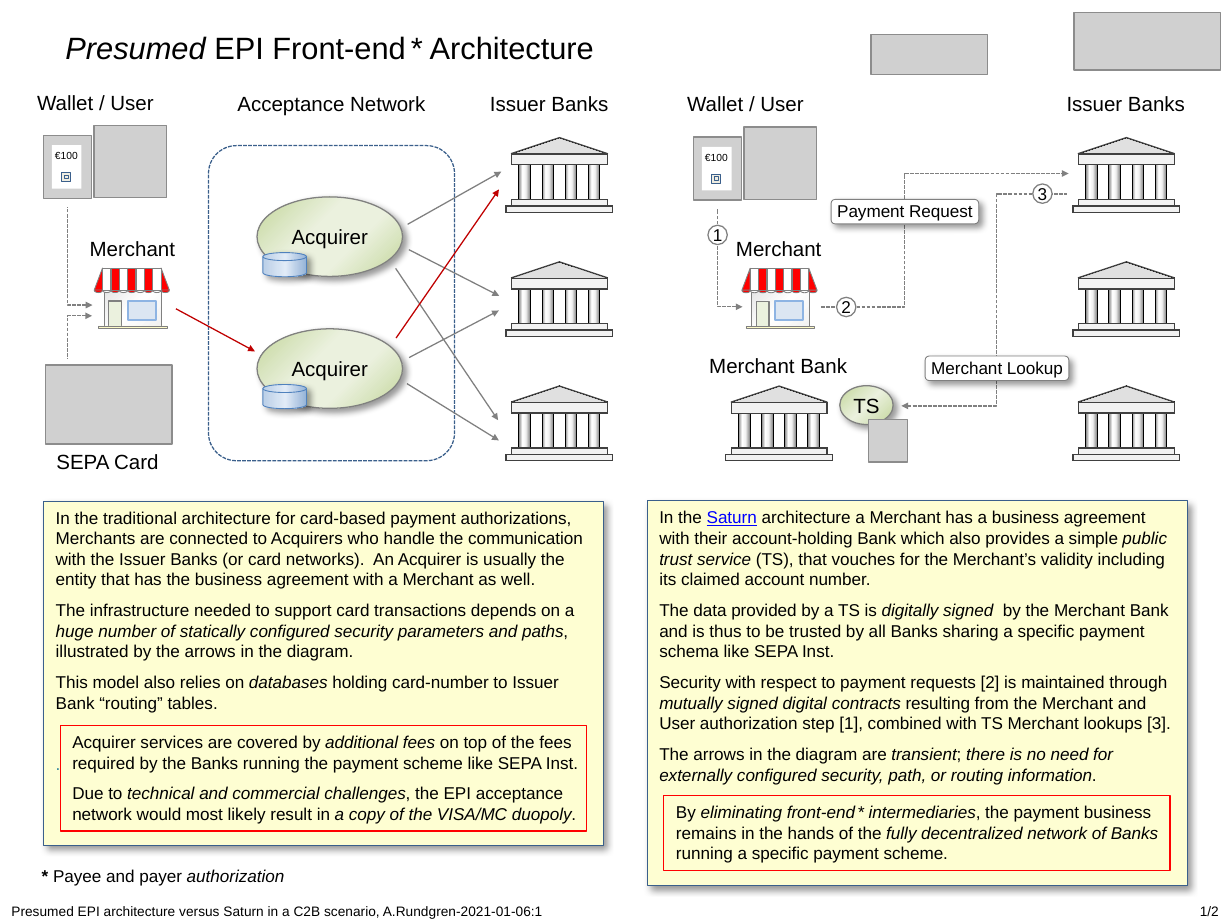
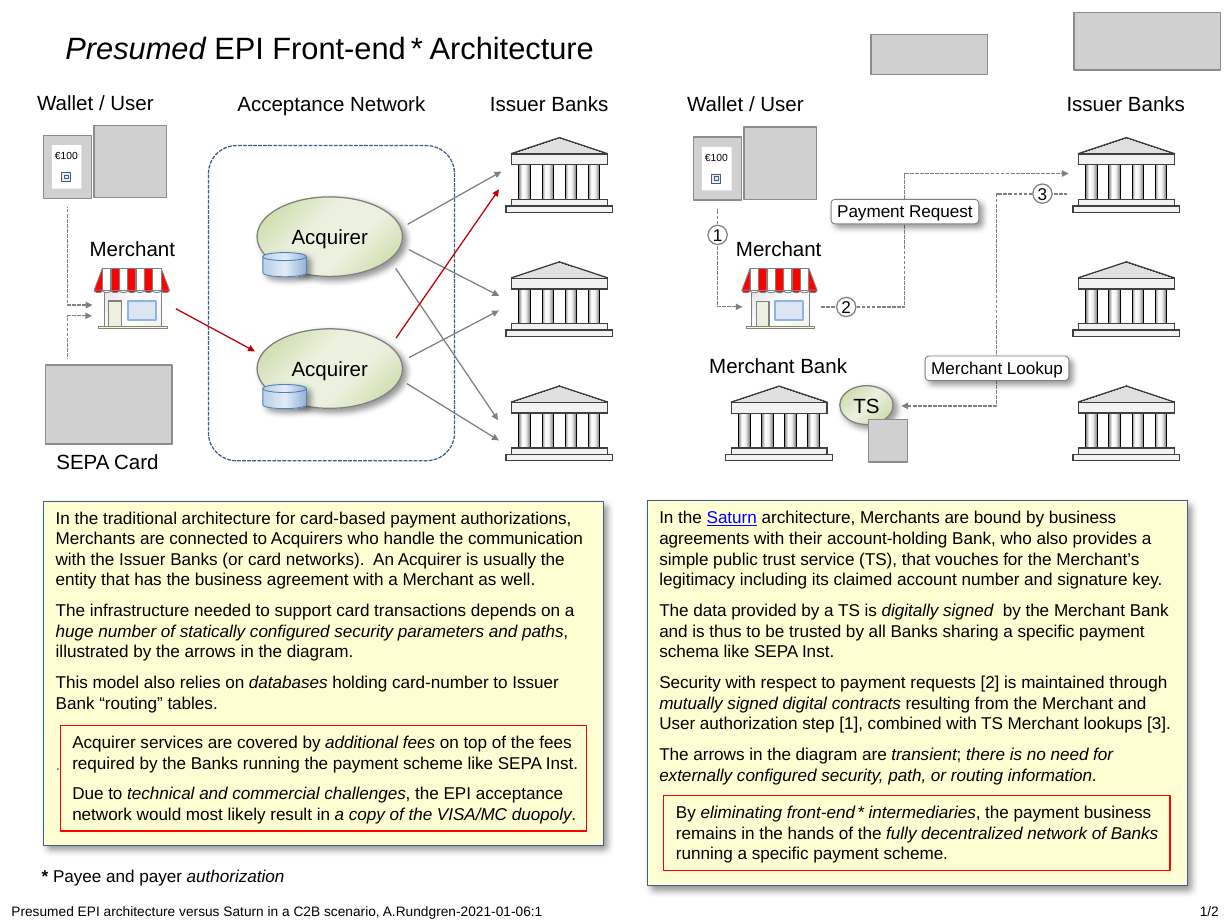
Before and after one commit to cyberphone/doc, a slide deck: slide 1 of saturn/epi(presumed)-vs-saturn.pptx. Drawn at 1232x924 pixels with LibreOffice and Linux fonts; fonts in the diff are those of the drawing; grey boxes stand for pictures. Boxes give left, top, right and bottom in pixels: in the first picture for what was removed or moved away, otherwise in the second. Text is boxed around its words. In the diff, an @@ line names an element or a change of style, - is before the commit and + after.

```diff
--- a/saturn/epi(presumed)-vs-saturn.pptx
+++ b/saturn/epi(presumed)-vs-saturn.pptx
@@ text in rectangle at bbox=[659, 510, 1162, 589]: text changed @@
-In the Saturn architecture a Merchant has a business agreement with their account-holding Bank which also provides a simple public trust service (TS), that vouches for the Merchant’s validity including its claimed account number.
+In the Saturn architecture, Merchants are bound by business agreements with their account-holding Bank, who also provides a simple public trust service (TS), that vouches for the Merchant’s legitimacy including its claimed account number and signature key.
```
Also in this commit, not shown: 1 other file.
